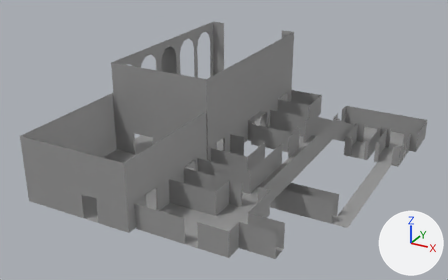
The COLLADA model art/media/buildings/level_layout_concept/levelLayout.dae: old version first, new version second.
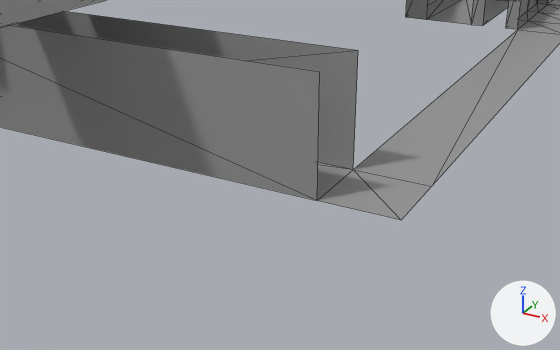
There are two pictures of each version: one whole from a 50 mm lens placed at (42.1, -72.7, 34.6), pointed at (6.0, -7.1, 1.8), one close up from a 50 mm lens placed at (29.6, -25.3, 3.6), pointed at (21.9, -11.3, -3.4). Lighting does not change. The marker at lower right points along +X, +Y and +Z. The close-ups show mesh edges as thin lines.

The scene before the commit, as lines of its bpy script (objects in view):
```python
me_cube_001 = bpy.data.meshes.new('Cube.001')
me_cube_001.from_pydata(...)  # 641 vertices, 1030 faces; spans x -5.9..29.7, y -29.2..20.3, z -4.0..12.0
me_cube_001.materials.append(mat_material_001)  # grey #989898
# before: 517 (25.7, 8.1, -4.0) at pixel (517, 29), 522 (27.7, 8.1, -4.0), 587 (25.7, -9.0, -4.0) at pixel (353, 169), 588 (27.7, -11.0, -4.0) at pixel (401, 220), 589 (27.7, -9.0, -4.0) at pixel (431, 186)
# before: 593 (25.7, -11.0, -4.0) at pixel (317, 200)
ob_cube_col = bpy.data.objects.new('Cube-col', me_cube_001)
ob_cube_col.location = (-3.0, 0.0, 0.0)
```
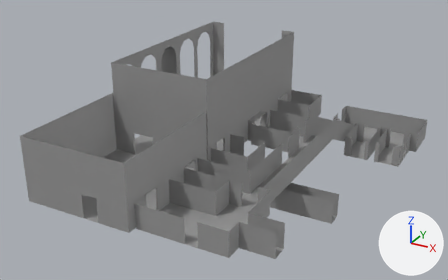
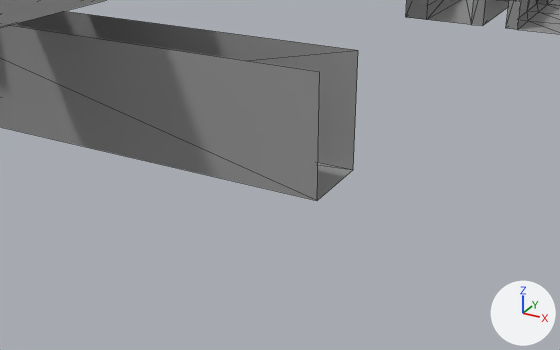
What differs and where, as boxes (x1, y1, x2, y2) in the close-ups (560 x 350 px):
'Cube-col', reshaped: before (0, 0, 560, 220); after (0, 0, 560, 200)
part 1 of me_cube_001, deleted: before (317, 30, 560, 220)

The change, as a diff of the scene's bpy script:
```diff
--- a/art/media/buildings/level_layout_concept/levelLayout.dae.py
+++ b/art/media/buildings/level_layout_concept/levelLayout.dae.py
@@ me_cube_001 @@
 me_cube_001.from_pydata(...)  # 641 vertices, 1030 faces; spans x -5.9..29.7, y -29.2..20.3, z -4.0..12.0
 # used by ob_cube_col; location = (-3.0, 0.0, 0.0)
 # verts and faces of me_cube_001; kept vertices keep their numbers, new ones are numbered from 641
+# me_cube_001 part 1
+delete_vertices([588, 589])  # with the faces that use them
 me_cube_001.materials.append(mat_material_001)
```
